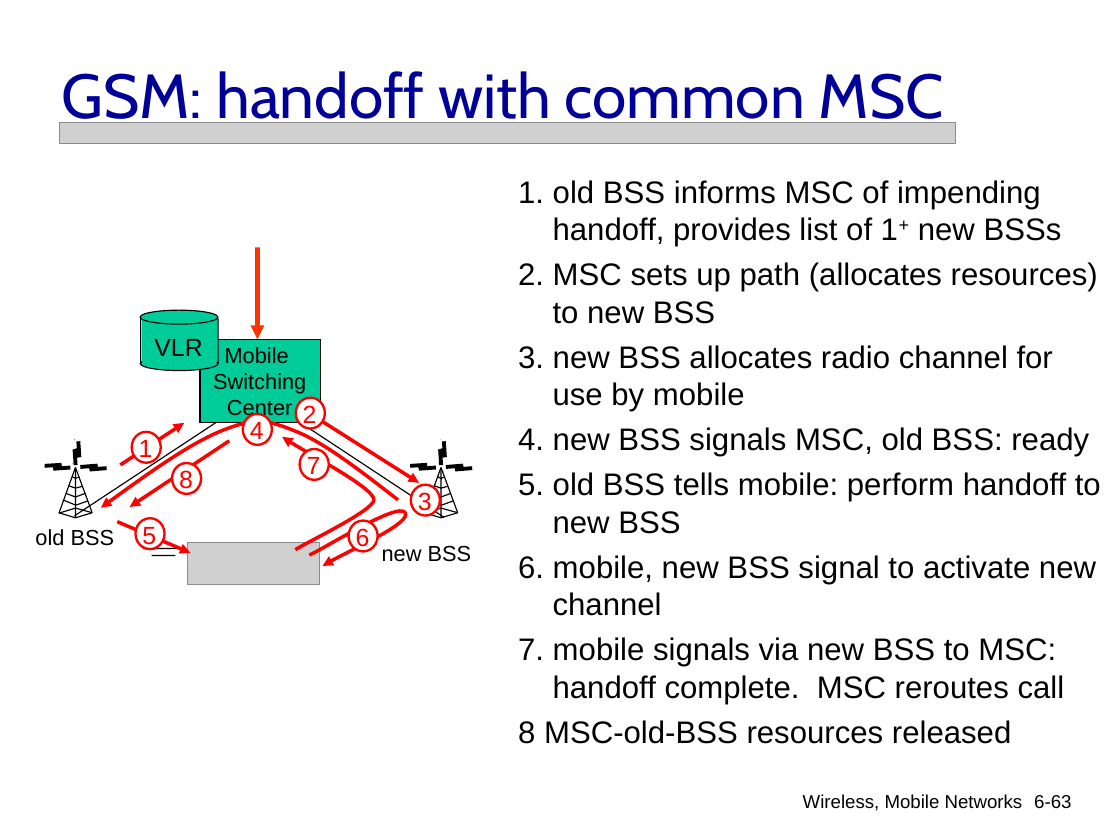
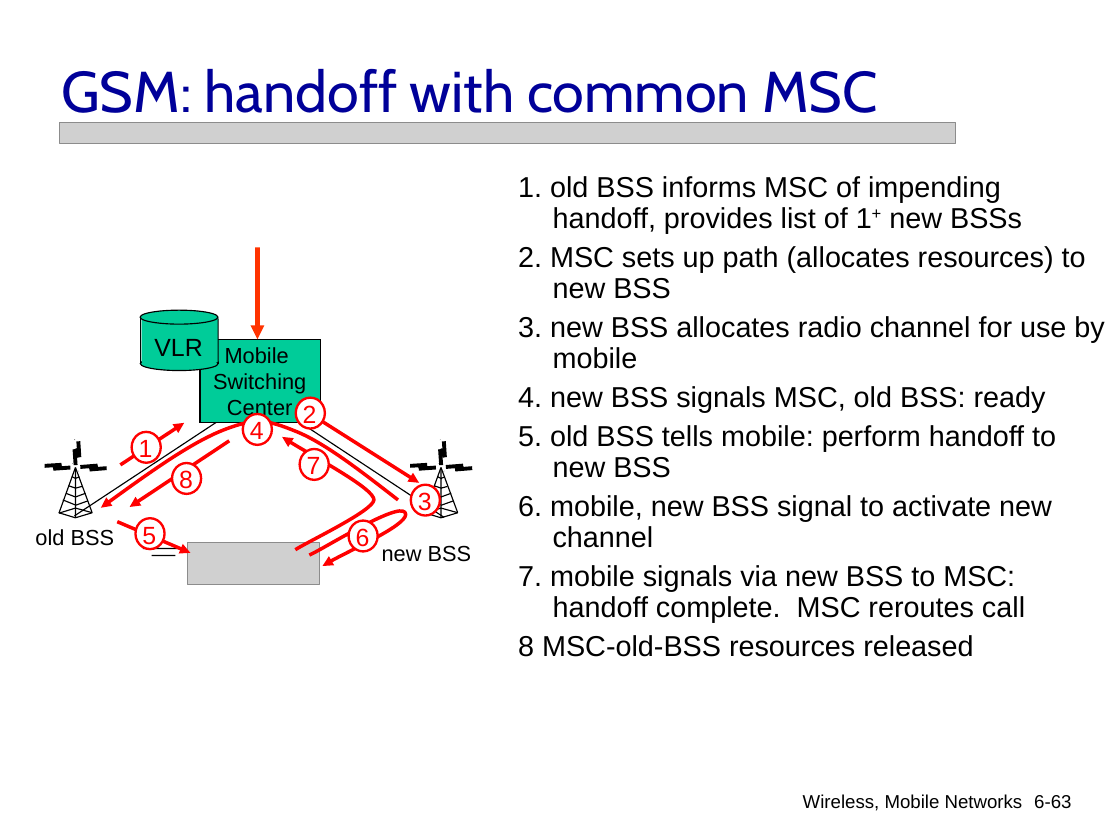
Before and after one commit to wangjin0818/Advanced-Computer-Network, a slide deck: slide 63 of week 11/Chapter_6_V6.0.ppt. Drawn at 1120x840 pixels with LibreOffice and Linux fonts; fonts in the diff are those of the drawing; grey boxes stand for pictures. Boxes give left, top, right and bottom in pixels: in the first picture for what was removed or moved away, otherwise in the second. Text is boxed around its words. In the diff, an @@ line names an element or a change of style, - is before the commit and + after.

```diff
--- a/week 11/Chapter_6_V6.0.ppt
+++ b/week 11/Chapter_6_V6.0.ppt
@@ text "GSM: handoff with common MSC" at (61, 69, 878, 125): size 40 to 37 pt; line spacing 1 to 0.9 @@
@@ text "1. old BSS informs MSC ..." at (518, 176, 1104, 657): size 20 to 18.5 pt; line spacing 1 to 0.9 @@
```
Also in this commit, not shown: 16 other slides changed.
